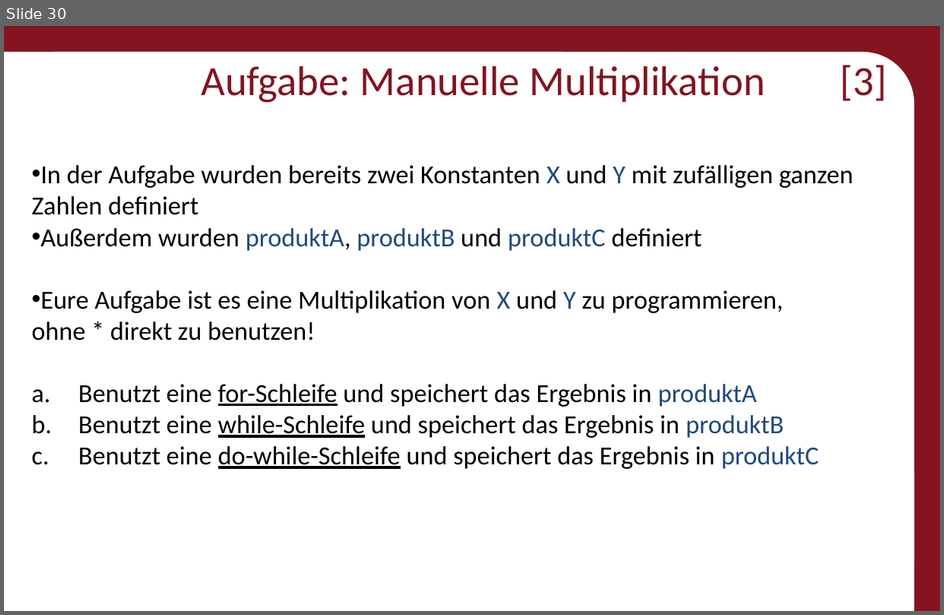
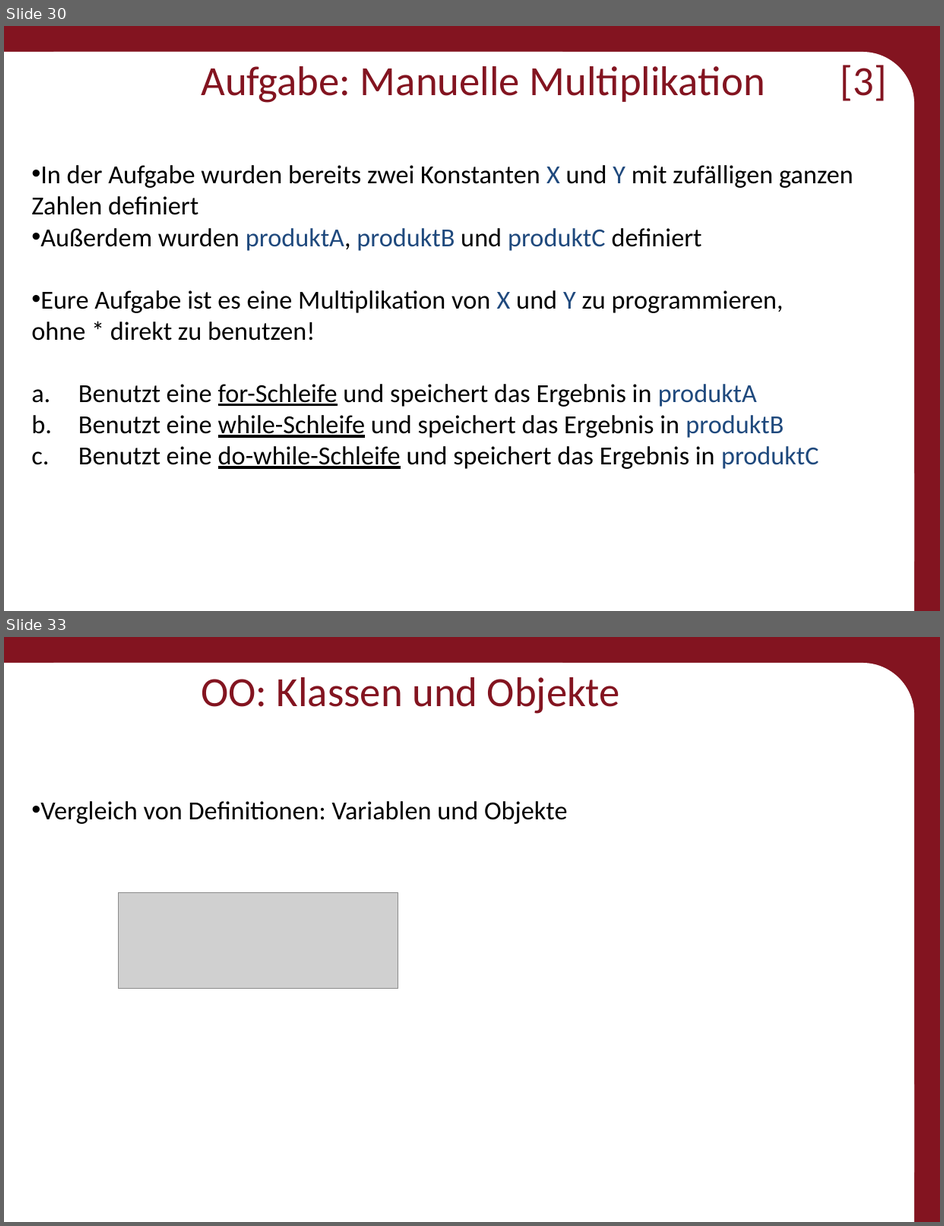
Before and after one commit to Roboscope/java-with-nao, a slide deck: Präsentationen/Anfänger - Java mit NAO.pptx. Shown one above the other, each under a label of ours: slide 30 before the commit, slides 30 and 33 after it; the slides between them are not shown. The pictures are 944x615 and 944x1226 pixels, drawn with LibreOffice and Linux fonts; fonts in the diff are those of the drawing; grey boxes stand for pictures; background and template pictures are left out. Boxes give left, top, right and bottom in pixels: in the first picture for what was removed or moved away, otherwise in the second. Text is boxed around its words. In the diff, an @@ line names an element or a change of style, - is before the commit and + after.

```diff
--- a/Präsentationen/Anfänger - Java mit NAO.pptx
+++ b/Präsentationen/Anfänger - Java mit NAO.pptx
@@ slide 33 added at (4,637,940,1222), background #831420; not listed: 3 template elements that a slide beside it also shows @@
@@ title added at (201,677,620,714), 32 pt, text #831420 @@
+OO: Klassen und Objekte
@@ text added at (40,801,568,824), 20 pt, text #000000 @@
+• Vergleich von Definitionen: Variablen und Objekte
@@ picture added at (118,892,398,988) @@
```
Also in this commit, not shown: 20 other slides added, 25 other files.
